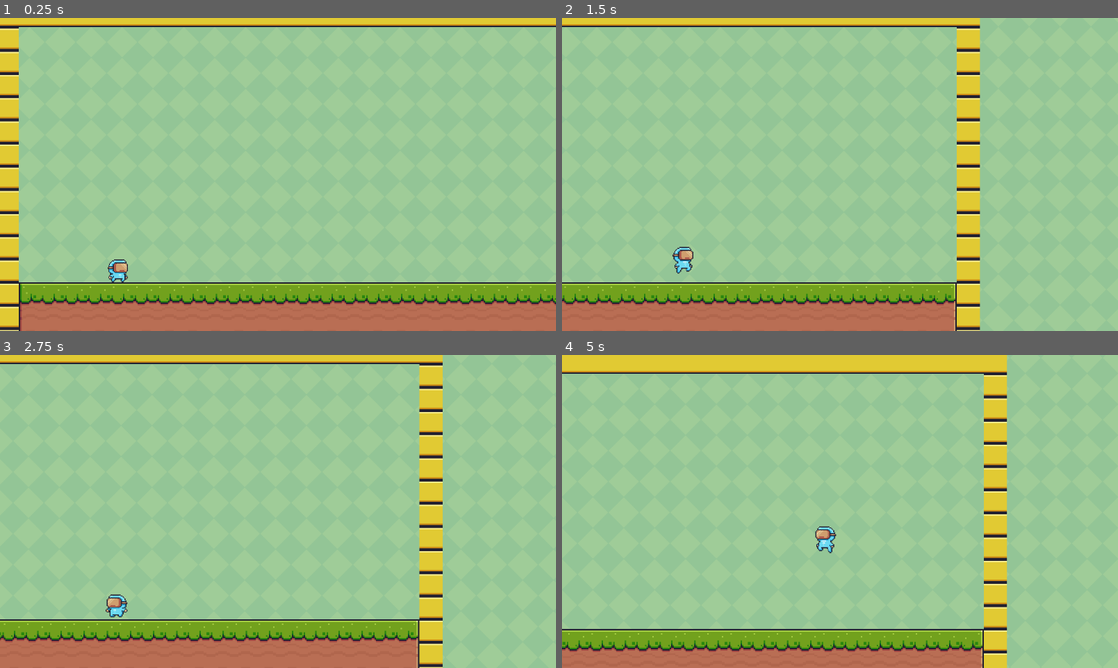
Above: before the commit, frames 1-4 (two rows, left to right).
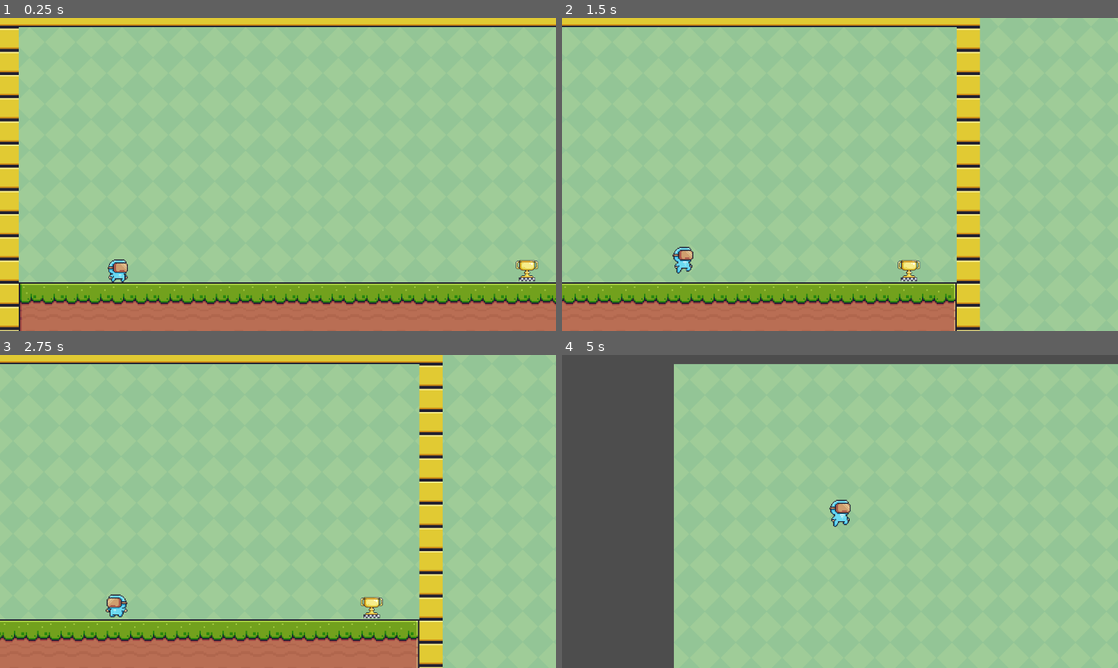
Above: after the commit, the same moments.

Repository: Okaierac/Synthetic-Awakening
Game: Godot game, scene res://Scenes/main.tscn
The game is run twice, just before and just after one commit, with the same random seed, the same clock (stepped at 60 frames per second) and the same inputs.
Inputs:
- Up to frame 1 (0.25 s): no input
- Up to frame 2 (1.5 s): hold Right (right) from 0.53 s (still down); tap Space (jump) at 0.77 s
- Up to frame 3 (2.75 s): tap Space (jump) at 1.52 s; release Right (right) at 2.03 s; hold Left (left) from 2.03 s (still down)
- Up to frame 4 (5 s): release Left (left) at 2.78 s; hold Right (right) 2.78-4.28 s; tap Space (jump) at 3.02, 3.77, 4.52 s; hold Left (left) from 4.28 s (still down)

The runs differ from the first frame. In frame 1, 0.2% of the frame differs, in the area x 92-97%, y 77-85%; in frame 2, 0.2%; in frame 3, 0.2%; in frame 4, 36%, in the area x 0-100%, y 0-100%.

Commit message:
It can now change scenes (side -> top_down)

Diff:
--- /dev/null
+++ b/synthetic-awakening/Items/Change_Scene_(Item).gd
@@ -0,0 +1,10 @@
+extends Area2D
+
+@export var top_down_scene: String = "res://Scenes/topdown_main.tscn" # Path to the top-down scene
+@onready var sprite_2d: Sprite2D = $Sprite2D
+
+func _on_body_entered(body):
+	print("Touched by:", body.name)  # Debugging
+	if body.is_in_group("player_side"):
+		print("Player detected! Changing scene...")
+		get_tree().change_scene_to_file(top_down_scene)
--- a/synthetic-awakening/Player/player_side.tscn
+++ b/synthetic-awakening/Player/player_side.tscn
@@ -195,7 +195,7 @@
 radius = 11.0
 height = 28.0
 
-[node name="Player_Side" type="CharacterBody2D"]
+[node name="Player_Side" type="CharacterBody2D" groups=["player_side"]]
 script = ExtResource("1_nwayo")
 
 [node name="Camera2D" type="Camera2D" parent="."]
--- a/synthetic-awakening/Scenes/side_main.tscn
+++ b/synthetic-awakening/Scenes/side_main.tscn
@@ -1,8 +1,9 @@
-[gd_scene load_steps=6 format=3 uid="uid://cr55qty5gq6n"]
+[gd_scene load_steps=7 format=3 uid="uid://cr55qty5gq6n"]
 
 [ext_resource type="Texture2D" uid="uid://cv3qqolppobyk" path="res://Background/B_Placeholder/Green.png" id="1_3weou"]
 [ext_resource type="Texture2D" uid="uid://cnoop8yr1vx0o" path="res://Floor/Platformer/FP_Placeholder/Terrain (16x16).png" id="2_cds42"]
 [ext_resource type="PackedScene" uid="uid://d0g482o7qfegi" path="res://Player/player_side.tscn" id="3_6mqgg"]
+[ext_resource type="PackedScene" uid="uid://bcd3oie6pihu6" path="res://change_scene_item.tscn" id="4_qo2xu"]
 
 [sub_resource type="TileSetAtlasSource" id="TileSetAtlasSource_ffd5v"]
 texture = ExtResource("2_cds42")
@@ -326,3 +327,6 @@
 [node name="CharacterBody2D" parent="." instance=ExtResource("3_6mqgg")]
 position = Vector2(205, 476)
 scale = Vector2(1.94888, 1.95387)
+
+[node name="Area2D" parent="." instance=ExtResource("4_qo2xu")]
+position = Vector2(1053, 494)
--- /dev/null
+++ b/synthetic-awakening/change_scene_item.tscn
@@ -0,0 +1,19 @@
+[gd_scene load_steps=4 format=3 uid="uid://bcd3oie6pihu6"]
+
+[ext_resource type="Script" path="res://Items/Change_Scene_(Item).gd" id="1_emcej"]
+[ext_resource type="Texture2D" uid="uid://26hvpujmtplb" path="res://Items/End (Idle).png" id="2_yk6nj"]
+
+[sub_resource type="CircleShape2D" id="CircleShape2D_7r8jy"]
+radius = 25.0
+
+[node name="Area2D" type="Area2D"]
+script = ExtResource("1_emcej")
+
+[node name="Sprite2D" type="Sprite2D" parent="."]
+texture = ExtResource("2_yk6nj")
+
+[node name="CollisionShape2D" type="CollisionShape2D" parent="."]
+position = Vector2(0, 7)
+shape = SubResource("CircleShape2D_7r8jy")
+
+[connection signal="body_entered" from="." to="." method="_on_body_entered"]
Binary file added: synthetic-awakening/Items/End (Idle).png
Not shown, added: synthetic-awakening/Items/End (Idle).png.import
